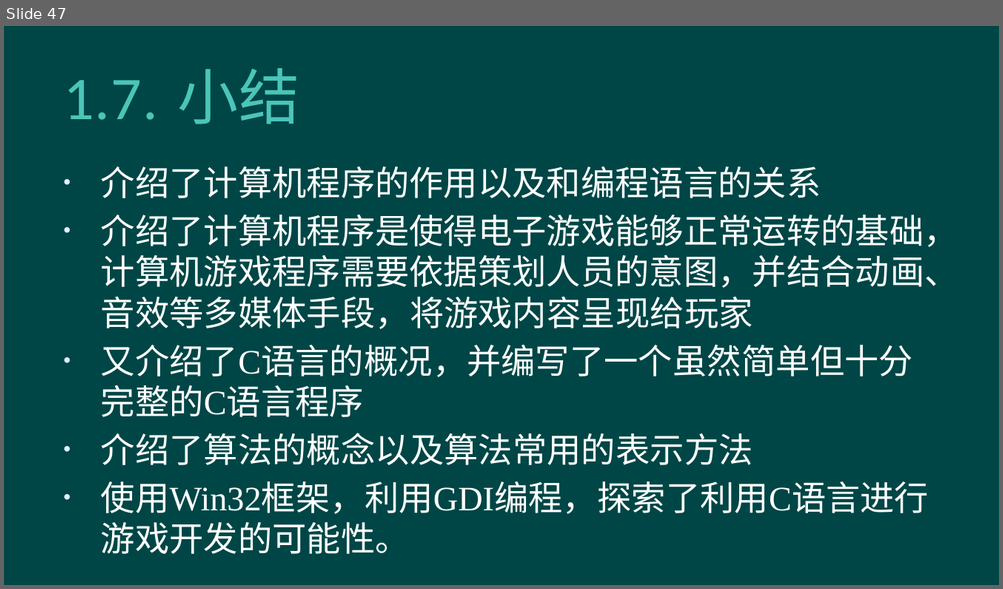
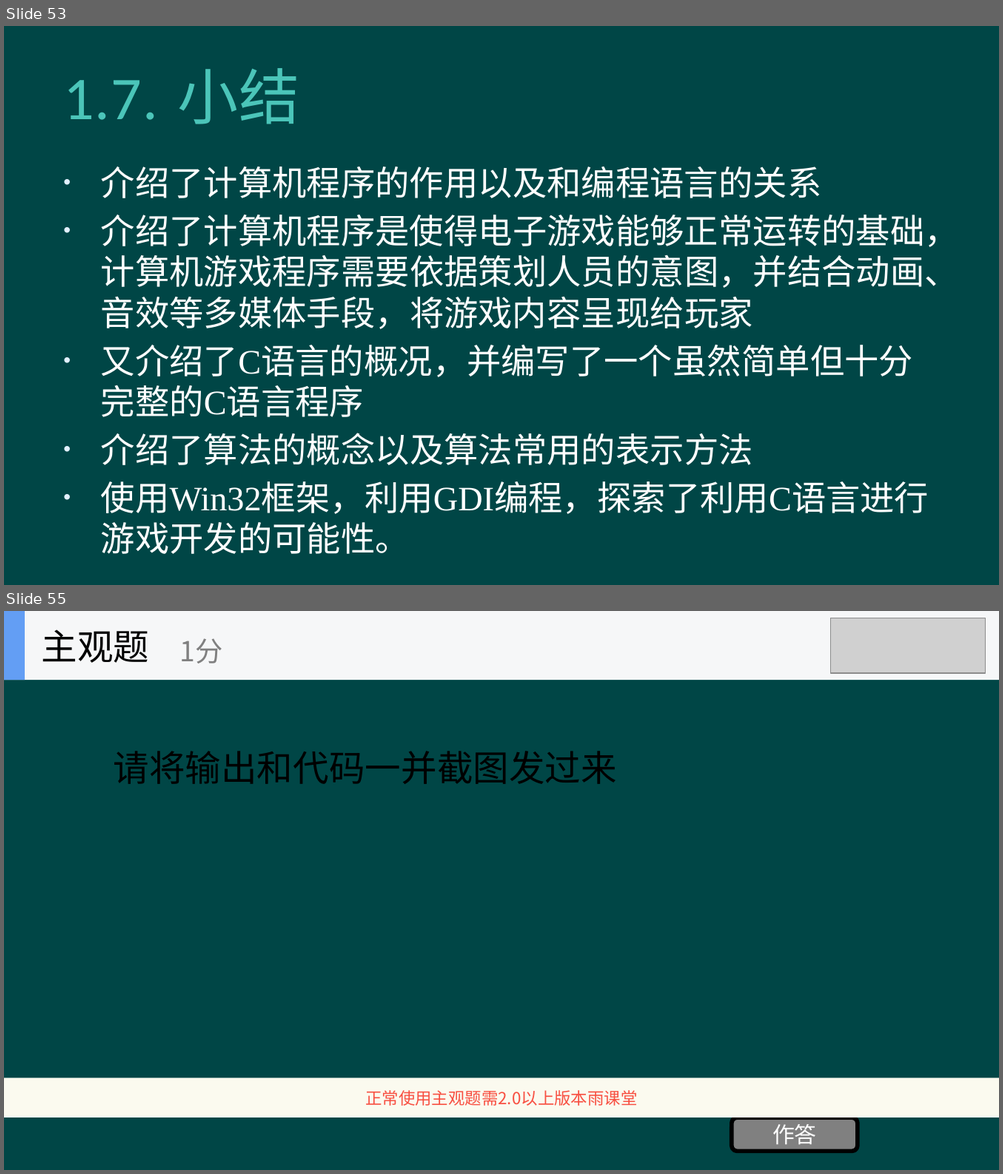
Before and after one commit to hanhonglei/Course_BasicGameProgramming, a slide deck: 第1章 程序设计概述/第1章 程序设计概述.pptx. Shown one above the other, each under a label of ours: slide 47 before the commit, slides 53 and 55 after it; the slides between them are not shown. The pictures are 1003x589 and 1003x1174 pixels, drawn with LibreOffice and Linux fonts; fonts in the diff are those of the drawing; grey boxes stand for pictures; background and template pictures are left out. Boxes give left, top, right and bottom in pixels: in the first picture for what was removed or moved away, otherwise in the second. Text is boxed around its words. In the diff, an @@ line names an element or a change of style, - is before the commit and + after.

```diff
--- a/第1章 程序设计概述/第1章 程序设计概述.pptx
+++ b/第1章 程序设计概述/第1章 程序设计概述.pptx
@@ slide 55 added at box(4, 611, 999, 1170), background #004646 @@
@@ picture added at box(831, 618, 986, 674) @@
@@ group added at box(4, 611, 999, 680): 2 rectangles, 2 texts @@
+主观题
+1分
@@ text added at box(114, 751, 617, 784), 26 pt, text #000000 @@
+请将输出和代码一并截图发过来
@@ rectangle added at box(4, 1079, 999, 1118), fill #FBFAEF, 12 pt, text #F84F41 @@
+正常使用主观题需2.0以上版本雨课堂
@@ rounded rectangle added at box(731, 1118, 857, 1152), fill #808080, outline #000000 3 pt, 16 pt, text #FFFFFF @@
+作答
@@ what was slide 47 is now slide 53 @@
```
Also in this commit, not shown: 1 slide changed, 6 other slides added, 1 other file.
